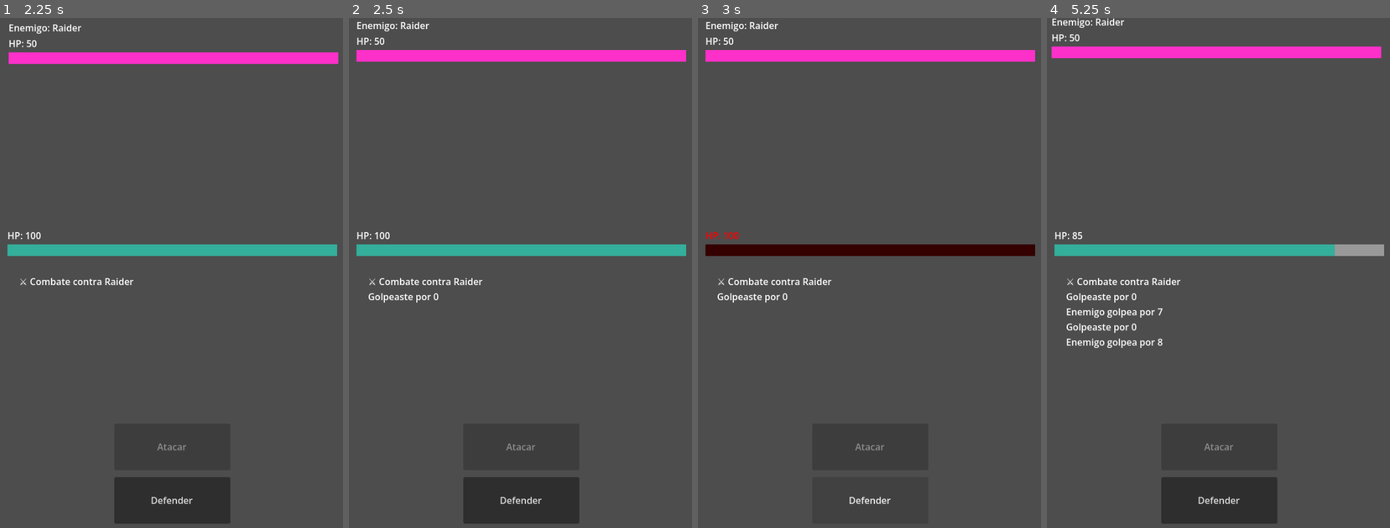
Above: before the commit, frames 1-4 (left to right).
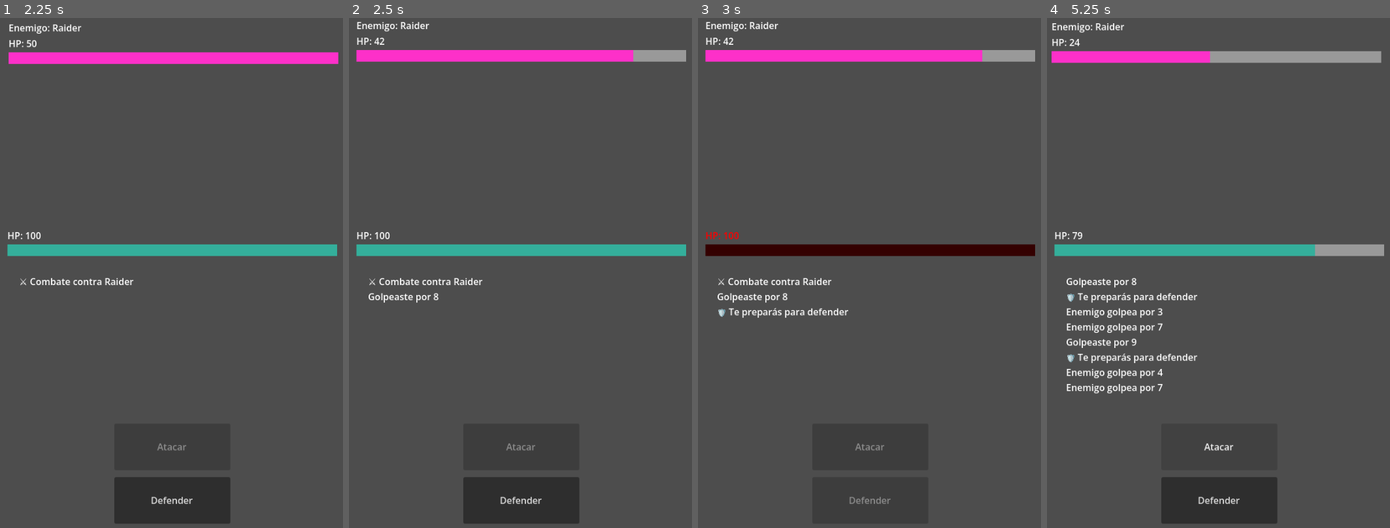
Above: after the commit, the same moments.

Repository: MirandaFrancoCBA/apocalypsheep
Game: Godot game, scene res://scenes/main_menu.tscn
Two runs of this game, one before a commit and one after it. Both use one fixed random seed, a clock stepped at 60 frames per second and the inputs below.
Inputs:
- Up to frame 1 (2.25 s): click "JUGAR" at 0.5 s; click "Ciudad destruida" at 1.25 s; click "Atacar" at 2 s
- Up to frame 2 (2.5 s): no input
- Up to frame 3 (3 s): click "Defender" at 2.75 s
- Up to frame 4 (5.25 s): click "Atacar" at 3.5 s; click "Defender" at 4.25 s; click "Atacar" at 5 s

Frame 1 is identical in both runs. In frame 2, 0.4% of the frame differs, in the area x 7-99%, y 3-56%; in frame 3, 0.8%; in frame 4, 5.1%, in the area x 1-98%, y 0-85%.
Error before the commit: Invalid access to property or key 'is_defending' on a base object of type 'Resource (Enemy)'. (res://scripts/core/combat_system.gd:161)

Commit message:
Fix: minor fixes

Diff:
--- a/scenes/combat_screen.tscn
+++ b/scenes/combat_screen.tscn
@@ -12,7 +12,7 @@
 [sub_resource type="StyleBoxFlat" id="StyleBoxFlat_032jr"]
 bg_color = Color(0.20565334, 0.68708014, 0.6062001, 1)
 
-[node name="CombatScreen" type="Control" unique_id=844330171 node_paths=PackedStringArray("label_enemy", "label_enemy_hp", "enemy_hp_bar", "enemy_container", "label_player_hp", "player_hp_bar", "player_container", "label_result", "log_container", "button_attack")]
+[node name="CombatScreen" type="Control" unique_id=844330171 node_paths=PackedStringArray("label_enemy", "label_enemy_hp", "enemy_hp_bar", "enemy_container", "label_player_hp", "player_hp_bar", "player_container", "label_result", "log_container", "button_attack", "button_defend")]
 layout_mode = 3
 anchors_preset = 15
 anchor_right = 1.0
@@ -30,6 +30,7 @@
 label_result = NodePath("MarginContainer/VBoxContainer/CombatLogContainer/MarginContainer/LabelResult")
 log_container = NodePath("MarginContainer/VBoxContainer/CombatLogContainer")
 button_attack = NodePath("MarginContainer/VBoxContainer/ButtonAttack")
+button_defend = NodePath("MarginContainer/VBoxContainer/ButtonDefend")
 
 [node name="MarginContainer" type="MarginContainer" parent="." unique_id=1555668808]
 layout_mode = 1
--- a/scripts/core/enemy.gd
+++ b/scripts/core/enemy.gd
@@ -10,7 +10,7 @@
 
 # 🆕 EFECTOS
 var effects: Array[Dictionary] = []
-
+var is_defending: bool = false
 static func from_dict(data: Dictionary) -> Enemy:
 	var e = Enemy.new()
 	e.id = data.get("id", "")
